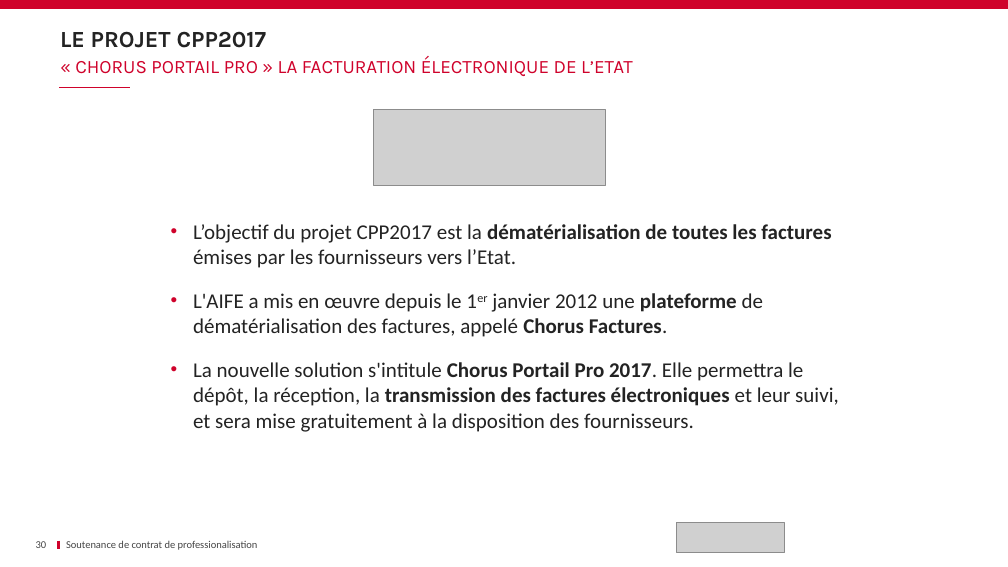
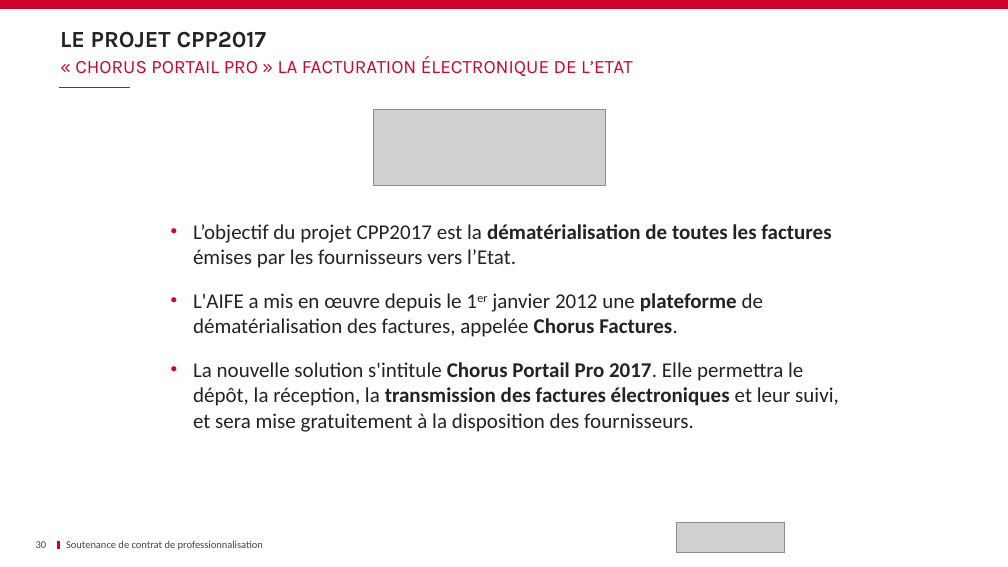
Before and after one commit to Dixit-Z/Memoire, a slide deck: slide 30 of Soutenance.pptx. Drawn at 1008x567 pixels with LibreOffice and Linux fonts; fonts in the diff are those of the drawing; grey boxes stand for pictures; background and template pictures are left out. Boxes give left, top, right and bottom in pixels: in the first picture for what was removed or moved away, otherwise in the second. Text is boxed around its words. In the diff, an @@ line names an element or a change of style, - is before the commit and + after.

```diff
--- a/Soutenance.pptx
+++ b/Soutenance.pptx
@@ text at bbox=[193, 293, 763, 337]: text changed @@
-• L'AIFE a mis en œuvre depuis le 1er janvier 2012 une plateforme de dématérialisation des factures, appelé Chorus Factures.
+• L'AIFE a mis en œuvre depuis le 1er janvier 2012 une plateforme de dématérialisation des factures, appelée Chorus Factures.
@@ text at bbox=[66, 540, 263, 550]: text changed @@
-Soutenance de contrat de professionalisation
+Soutenance de contrat de professionnalisation
```
Also in this commit, not shown: 39 other slides changed, 1 slide added.
